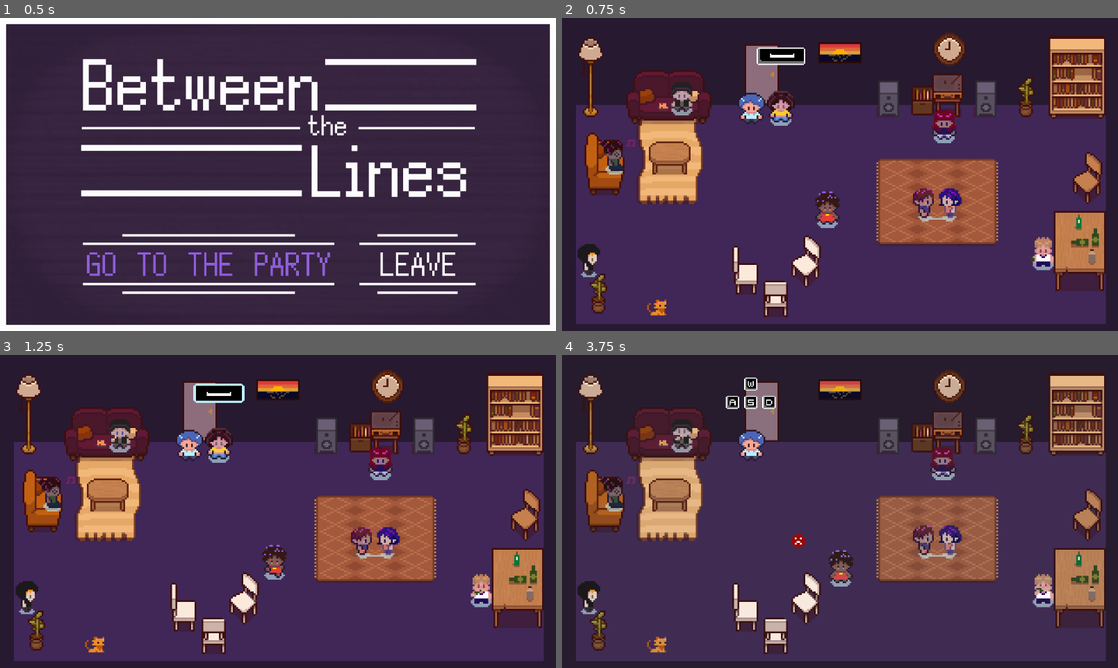
Above: before the commit, frames 1-4 (two rows, left to right).
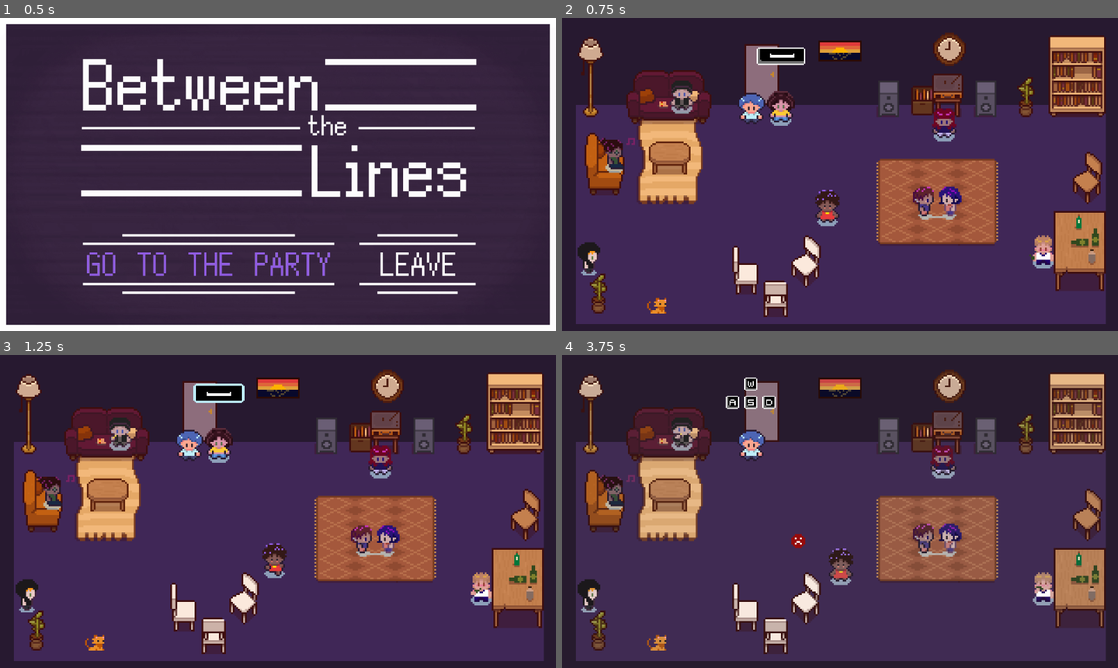
Above: after the commit, the same moments.

Repository: LaClimSx/between-the-lines
Game: Godot game, scene res://scenes/title_screen.tscn
The game is run twice, just before and just after one commit, with the same random seed, the same clock (stepped at 60 frames per second) and the same inputs.
Inputs (mouse positions are in pixels of both pictures, inside the frame that each line leads up to):
- Up to frame 1 (0.5 s): no input
- Up to frame 2 (0.75 s): click (773, 265) at 0.5 s
- Up to frame 3 (1.25 s): no input
- Up to frame 4 (3.75 s): hold D (right) 1.28-2 s; hold Space (interact) 1.28-2 s; click "Next" at 2 s; click "See you later…" at 2.75 s; click "Next" at 3.5 s

Frame 1 is identical in both runs. In frame 2, 3.4% of the frame differs, in the area x 2-98%, y 6-96%; in frame 3, 3.3%; in frame 4, 3.3%.

Commit message:
fix: move everything one pixel

Diff:
--- a/scenes/main.tscn
+++ b/scenes/main.tscn
@@ -329,7 +329,7 @@
 [node name="Furniture" type="Node" parent="." unique_id=994034929]
 
 [node name="Bookshelf" type="StaticBody2D" parent="Furniture" unique_id=948138631]
-position = Vector2(296.5, 34.5)
+position = Vector2(296.5, 33.5)
 
 [node name="CollisionShape2D" type="CollisionShape2D" parent="Furniture/Bookshelf" unique_id=1703983631]
 shape = SubResource("RectangleShape2D_2wyq8")
@@ -348,14 +348,14 @@
 shape = SubResource("RectangleShape2D_2cjbq")
 
 [node name="Table" type="StaticBody2D" parent="Furniture" unique_id=1588291473]
-position = Vector2(297.5, 129.5)
+position = Vector2(297.5, 128.5)
 
 [node name="CollisionShape2D" type="CollisionShape2D" parent="Furniture/Table" unique_id=649985082]
 shape = SubResource("RectangleShape2D_vxglm")
 debug_color = Color(0, 0.627451, 0.5019608, 0.2784314)
 
 [node name="TableSmall" type="StaticBody2D" parent="Furniture" unique_id=800763843]
-position = Vector2(62, 78.5)
+position = Vector2(62, 77.5)
 
 [node name="CollisionShape2D" type="CollisionShape2D" parent="Furniture/TableSmall" unique_id=624266442]
 shape = SubResource("RectangleShape2D_2f3dj")
@@ -365,11 +365,12 @@
 position = Vector2(17, 42.5)
 
 [node name="CollisionShape2D" type="CollisionShape2D" parent="Furniture/Lamp" unique_id=767654956]
+position = Vector2(0, -1)
 shape = SubResource("SegmentShape2D_5poiv")
 debug_color = Color(0, 0.627451, 0.5019608, 0.2784314)
 
 [node name="Speakers" type="StaticBody2D" parent="Furniture" unique_id=2041769725]
-position = Vector2(216, 47.5)
+position = Vector2(216, 46.5)
 
 [node name="AudioStreamPlayer2D" type="AudioStreamPlayer2D" parent="Furniture/Speakers" unique_id=1696269004]
 process_mode = 3
@@ -384,7 +385,7 @@
 debug_color = Color(0, 0.627451, 0.5019608, 0.2784314)
 
 [node name="Sofa" type="StaticBody2D" parent="Furniture" unique_id=2012980441]
-position = Vector2(62, 48.5)
+position = Vector2(62, 47.5)
 
 [node name="CollisionShape2D" type="CollisionShape2D" parent="Furniture/Sofa" unique_id=1003915637]
 position = Vector2(-21, 2)
@@ -405,7 +406,7 @@
 debug_color = Color(0.9098039, 0.27058825, 0.3254902, 0.41960785)
 
 [node name="WhiteChairs" type="StaticBody2D" parent="Furniture" unique_id=1589697238]
-position = Vector2(123, 147.5)
+position = Vector2(123, 146.5)
 
 [node name="CollisionPolygon2D" type="CollisionPolygon2D" parent="Furniture/WhiteChairs" unique_id=900968066]
 polygon = PackedVector2Array(-24, -14.5, -22, -14.5, -22, -4.5, -11, -4.5, -11, 6.5, -24, 6.5)
@@ -419,13 +420,13 @@
 debug_color = Color(0, 0.627451, 0.5019608, 0.2784314)
 
 [node name="Armchair" type="StaticBody2D" parent="Furniture" unique_id=176626666]
-position = Vector2(25, 85.5)
+position = Vector2(25, 84.5)
 
 [node name="CollisionPolygon2D" type="CollisionPolygon2D" parent="Furniture/Armchair" unique_id=1900531474]
 polygon = PackedVector2Array(-10, -17.5, -5, -17.5, -4, -13.5, 10, -13.5, 10, 13.5, -10, 13.5, -11, -5.5)
 
 [node name="WoodenChair" type="StaticBody2D" parent="Furniture" unique_id=2010053754]
-position = Vector2(301.5, 94.5)
+position = Vector2(301.5, 93.5)
 
 [node name="CollisionPolygon2D2" type="CollisionPolygon2D" parent="Furniture/WoodenChair" unique_id=978158541]
 position = Vector2(-17.929691, 5.3958297)
@@ -433,7 +434,7 @@
 polygon = PackedVector2Array(9, -6.5, 17, -10.5, 17, -21.5, 25, -15.5, 25, -3.5, 17.47409, -2.7799911)
 
 [node name="Door" type="Area2D" parent="Furniture" unique_id=767554394]
-position = Vector2(115, 36.5)
+position = Vector2(115, 35.5)
 script = ExtResource("7_yq6so")
 
 [node name="CollisionShape2D" type="CollisionShape2D" parent="Furniture/Door" unique_id=1936465426]
@@ -442,7 +443,7 @@
 
 [node name="Cat" type="StaticBody2D" parent="Furniture" unique_id=1461439193]
 texture_filter = 1
-position = Vector2(55, 166)
+position = Vector2(55, 165)
 
 [node name="CollisionShape2D" type="CollisionShape2D" parent="Furniture/Cat" unique_id=584662833]
 rotation = 1.5707964
@@ -453,7 +454,7 @@
 panel_scene = ExtResource("15_5he1u")
 
 [node name="Painting" parent="Furniture" unique_id=1722158741 instance=ExtResource("15_pibwh")]
-position = Vector2(160, 20)
+position = Vector2(160, 19)
 highlightable = true
 panel_scene = ExtResource("16_5poiv")
 
@@ -469,7 +470,7 @@
 [node name="NPCs" type="Node" parent="." unique_id=1065737768]
 
 [node name="Heart" parent="NPCs" unique_id=1732191449 instance=ExtResource("3_sugp2")]
-position = Vector2(216, 109)
+position = Vector2(216, 108)
 interaction_data = ExtResource("5_trceg")
 npc_name = "Alix & Alex"
 
@@ -484,7 +485,7 @@
 shape = SubResource("CapsuleShape2D_jbj1t")
 
 [node name="Circle" parent="NPCs" unique_id=1442999823 instance=ExtResource("3_sugp2")]
-position = Vector2(69, 47)
+position = Vector2(69, 46)
 interaction_data = ExtResource("6_choun")
 npc_name = "Charlie"
 
@@ -494,7 +495,7 @@
 
 [node name="StarPath" type="Path2D" parent="NPCs" unique_id=2122718659]
 process_mode = 1
-position = Vector2(220, 121)
+position = Vector2(220, 120)
 curve = SubResource("Curve2D_dp3eg")
 
 [node name="PathFollow2D" type="PathFollow2D" parent="NPCs/StarPath" unique_id=693324908]
@@ -514,7 +515,7 @@
 animation = &"walking_left_default"
 
 [node name="Triangle" parent="NPCs" unique_id=1381732978 instance=ExtResource("3_sugp2")]
-position = Vector2(277, 137)
+position = Vector2(277, 136)
 interaction_data = ExtResource("7_tipki")
 npc_name = "Greg"
 
@@ -539,7 +540,7 @@
 speed_scale = 0.8
 
 [node name="Square" parent="NPCs" unique_id=1404120910 instance=ExtResource("3_sugp2")]
-position = Vector2(220, 64)
+position = Vector2(220, 63)
 interaction_data = ExtResource("7_85g3d")
 npc_name = "Talia"
 
@@ -547,7 +548,7 @@
 sprite_frames = ExtResource("14_yc10j")
 
 [node name="Music" parent="NPCs" unique_id=766634978 instance=ExtResource("3_sugp2")]
-position = Vector2(29, 82)
+position = Vector2(29, 81)
 script = ExtResource("32_fuf3a")
 interaction_data = ExtResource("33_pibwh")
 npc_name = "Jules"
@@ -559,7 +560,7 @@
 sprite_frames = ExtResource("15_gqmmt")
 
 [node name="Eye" parent="NPCs" unique_id=1329434704 instance=ExtResource("3_sugp2")]
-position = Vector2(15, 142)
+position = Vector2(15, 141)
 interaction_data = ExtResource("15_jbj1t")
 npc_name = "Theo"
 
